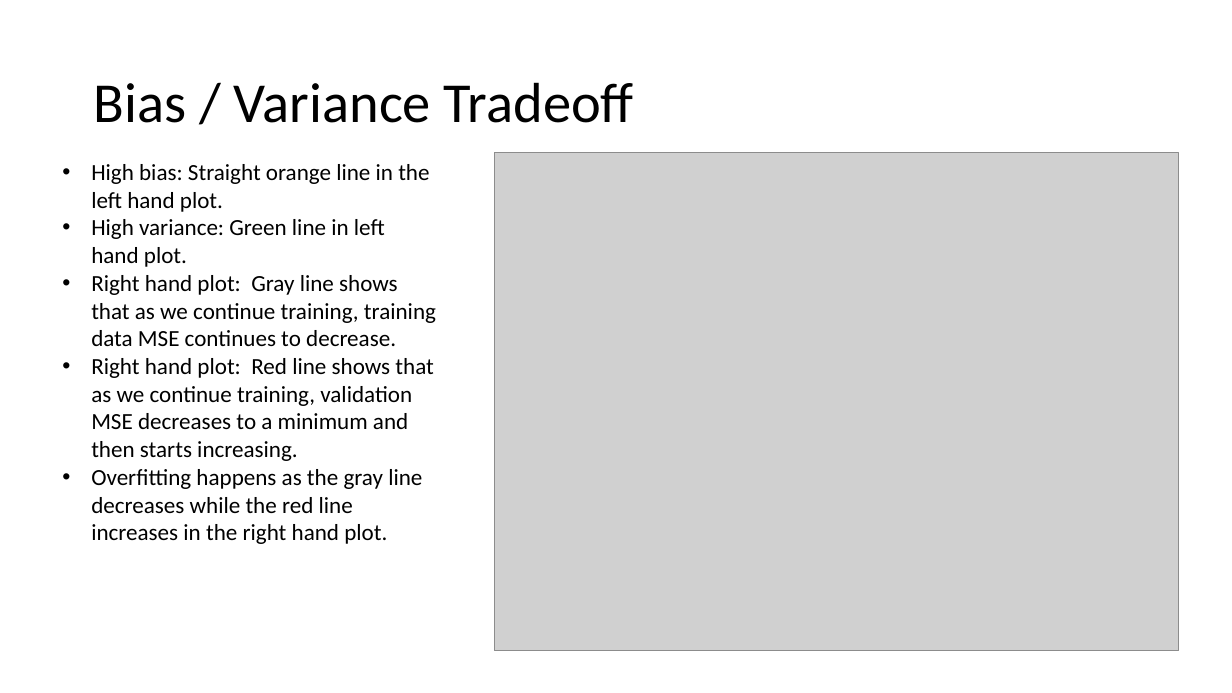
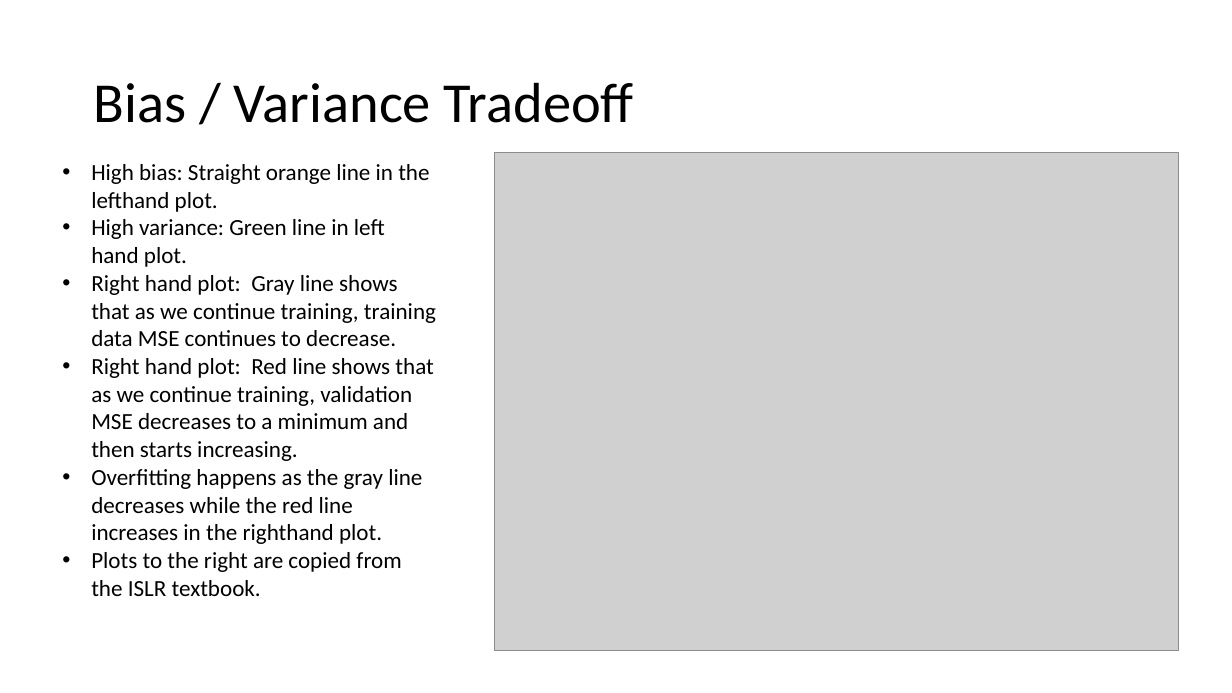
Before and after one commit to chaithrakc/syr_ads_bigdata_analytics, a slide deck: slide 11 of lecture06/lecture6-0-assessing-model-accuracy.pptx (slide 12 before the commit). Drawn at 1232x693 pixels with LibreOffice and Linux fonts; fonts in the diff are those of the drawing; grey boxes stand for pictures. Boxes give left, top, right and bottom in pixels: in the first picture for what was removed or moved away, otherwise in the second. Text is boxed around its words. In the diff, an @@ line names an element or a change of style, - is before the commit and + after.

```diff
--- a/lecture06/lecture6-0-assessing-model-accuracy.pptx
+++ b/lecture06/lecture6-0-assessing-model-accuracy.pptx
@@ text at box(91, 164, 429, 212): spaces changed @@
-• High bias: Straight orange line in the left hand plot.
+• High bias: Straight orange line in the lefthand plot.
@@ text at box(91, 469, 422, 596): text changed @@
-• Overfitting happens as the gray line decreases while the red line increases in the right hand plot.
+• Overfitting happens as the gray line decreases while the red line increases in the righthand plot.
+• Plots to the right are copied from the ISLR textbook.
```
Also in this commit, not shown: 10 other slides changed, 3 slides removed, 2 other files.
